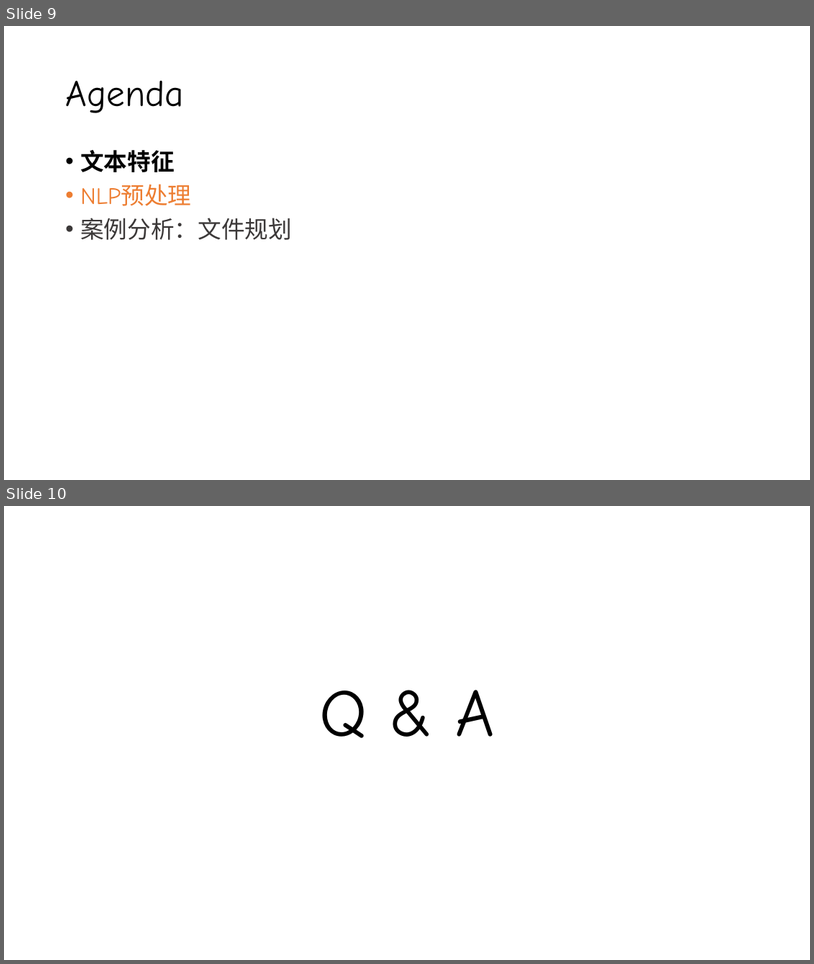
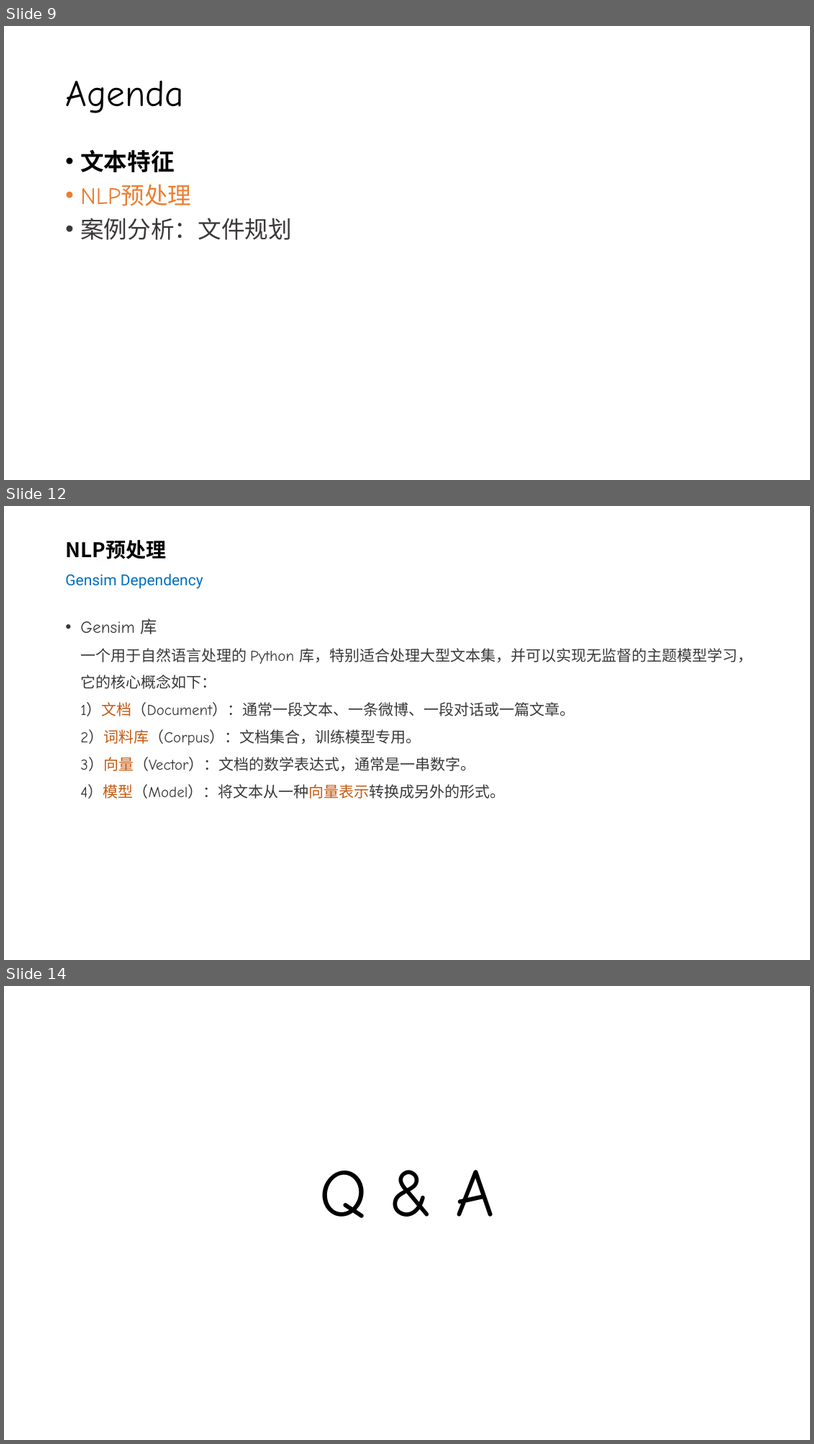
Before and after one commit to silentbalanceyh/cda-exam, a slide deck: ppt/04.二分类-文本输入.pptx. Shown one above the other, each under a label of ours: slides 9 and 10 before the commit, slides 9, 12 and 14 after it; the slides between them are not shown. The pictures are 814x964 and 814x1444 pixels, drawn with LibreOffice and Linux fonts; fonts in the diff are those of the drawing; background and template pictures are left out. Boxes give left, top, right and bottom in pixels: in the first picture for what was removed or moved away, otherwise in the second. Text is boxed around its words. In the diff, an @@ line names an element or a change of style, - is before the commit and + after.

Commit message:
文本处理PPT

```diff
--- a/ppt/04.二分类-文本输入.pptx
+++ b/ppt/04.二分类-文本输入.pptx
@@ slide 12 added at [4, 506, 810, 960], background #FFFFFF @@
@@ title added at [65, 540, 203, 589], 18 pt, text #0070C0 @@
+NLP预处理
+Gensim Dependency
@@ text added at [80, 618, 753, 798], 18 pt, text #3B3838 @@
+• Gensim 库
+  一个用于自然语言处理的 Python 库，特别适合处理大型文本集，并可以实现无监督的主题模型学习，它的核心概念如下：
+  1）文档（Document）：通常一段文本、一条微博、一段对话或一篇文章。
+  2）词料库（Corpus）：文档集合，训练模型专用。
+  3）向量（Vector）：文档的数学表达式，通常是一串数字。
+  4）模型（Model）：将文本从一种向量表示转换成另外的形式。
@@ what was slide 10 is now slide 14 @@
```
Also in this commit, not shown: 3 other slides added.
